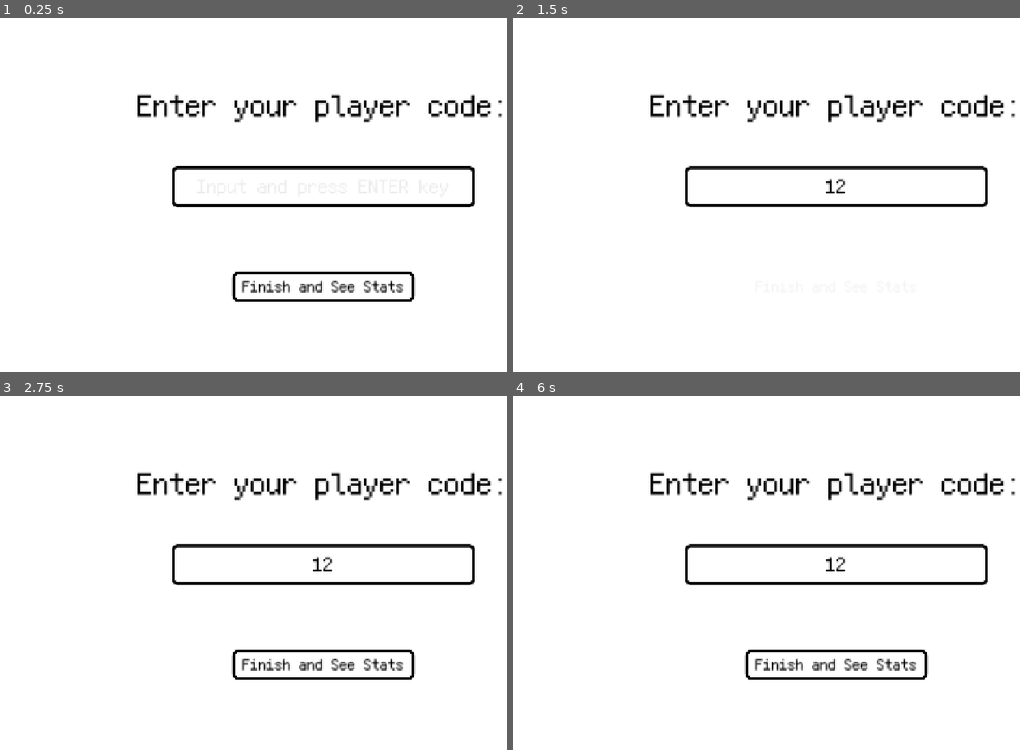
Above: before the commit, frames 1-4 (two rows, left to right).
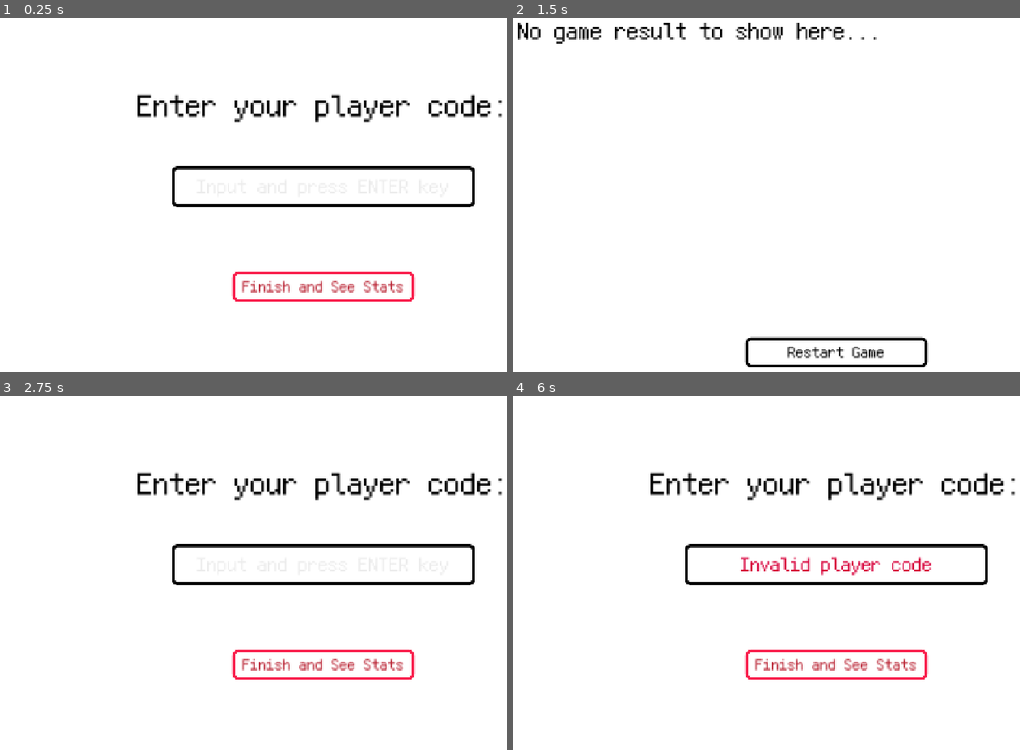
Above: after the commit, the same moments.

Repository: OzelotVanilla/sacrifircas
Game: Godot game, scene res://scenes/main_game/MainGame.tscn
Same seed, same stepped clock (60 frames per second), same inputs: the game is played once before the commit and once after it.
Inputs (mouse positions are in pixels of both pictures, inside the frame that each line leads up to):
- Up to frame 1 (0.25 s): no input
- Up to frame 2 (1.5 s): click (837, 187) at 0.52 s; type "12" at 0.6 s; click "Finish and See Stats" at 1.25 s
- Up to frame 3 (2.75 s): click (324, 728) at 2 s, where only the run after the commit has a clickable "Restart Game"
- Up to frame 4 (6 s): click "Finish and See Stats" at 2.75 s; click (837, 728) at 3.5 s, where only the run after the commit has a clickable "Restart Game"; click "Finish and See Stats" at 4.25 s; click (837, 728) at 5 s, where only the run after the commit has a clickable "Restart Game"; tap Enter (ui_accept) at 5.75 s

The runs differ from the first frame. In frame 1, 1.3% of the frame differs, in the area x 45-82%, y 71-81%; in frame 2, 5.3%, in the area x 0-100%, y 1-99%; in frame 3, 1.7%; in frame 4, 2.4%.

Commit message:
feature - `GameResultPage` that shows the result from players choices

Diff:
--- a/scenes/last_dose/MiniGameLastDose.gd
+++ b/scenes/last_dose/MiniGameLastDose.gd
@@ -41,3 +41,63 @@
 func __onReady__():
     self.player_01__ref.hide()
     self.player_02__ref.hide()
+
+static func getGameResult(player_01_choice: int, player_02_choice: int) -> String:
+    # P1: Give Engineer; Give Themselves and Escape
+    # P2: Keep fixing; Escape
+    var match_code := player_01_choice * 10 + player_02_choice
+    match match_code:
+        00: return str(
+            "The ship explodes and no one was alive. ",
+            "But, there is a sealed medicine box,",
+            " floating with the relic of the explosion."
+        )
+
+        01: return str(
+            "The ship was safe. ",
+            "The engineer and the doctor are praised as hero who sacrified themselves."
+        )
+
+        02: return str(
+            "The ship explodes and the most staff died. ",
+            "An escape hatch was launched before explosion. ",
+            "But where would they go ?"
+        )
+
+        10: return str(
+            "The ship explodes and no one was alive. ",
+            "Nobody knows what happened in that ship."
+        )
+
+        11: return str(
+            "The ship was safe. ",
+            "The doctor is praised as hero who sacrified themselves."
+        )
+
+        12: return str(
+            "The ship explodes and the most staff died. ",
+            "An escape hatch was launched before explosion. ",
+            "But where would they go ?"
+        )
+
+        20: return str(
+            "The ship explodes and the most staff died. ",
+            "An escape hatch was launched before explosion. ",
+            "But where would they go ?"
+        )
+
+        21: return str(
+            "The ship was safe. ",
+            "The engineer is praised as hero who sacrified themselves. ",
+            "But an escape hatch was launched."
+        )
+
+        22: return str(
+            "The ship explodes and the most staff died. ",
+            "Two escape hatches were launched before explosion. ",
+            "But where would they go ?"
+        )
+
+        _:
+            printerr("Should not have this result `", match_code, "`.")
+            return ""
--- a/scenes/main_game/MainGame.gd
+++ b/scenes/main_game/MainGame.gd
@@ -52,7 +52,9 @@
     self.line_edit__ref.edit()
 
 func on_FinishAndStatButton_pressed() -> void:
-    pass # Replace with function body.
+    get_tree().change_scene_to_file(
+        "res://scenes/main_game/game_result_page/GameResultPage.tscn"
+    )
 
 func changeToGame(
     scene: PackedScene, level_variation: int, player_side: int,
--- a/scenes/main_game/MainGame.tscn
+++ b/scenes/main_game/MainGame.tscn
@@ -4,15 +4,21 @@
 [ext_resource type="FontFile" uid="uid://bdvrgt841l73v" path="res://assets/fonts/ark-pixel-12px-monospaced-latin.otf" id="2_bf1bb"]
 [ext_resource type="StyleBox" uid="uid://bivtwg8cnosv0" path="res://assets/stylebox/pixel_style.tres" id="3_j2o7p"]
 
+[sub_resource type="StyleBoxFlat" id="StyleBoxFlat_bf1bb"]
+bg_color = Color(1, 1, 1, 1)
+border_width_left = 6
+border_width_top = 6
+border_width_right = 6
+border_width_bottom = 6
+border_color = Color(0.9764706, 0.1254902, 0.3019608, 1)
+corner_radius_top_left = 10
+corner_radius_top_right = 10
+corner_radius_bottom_right = 10
+corner_radius_bottom_left = 10
+
 [sub_resource type="StyleBoxEmpty" id="StyleBoxEmpty_51h8d"]
 
-[sub_resource type="StyleBoxEmpty" id="StyleBoxEmpty_cly3p"]
-
-[sub_resource type="StyleBoxEmpty" id="StyleBoxEmpty_msl2r"]
-
 [sub_resource type="StyleBoxEmpty" id="StyleBoxEmpty_tg3ls"]
-
-[sub_resource type="StyleBoxEmpty" id="StyleBoxEmpty_kxs62"]
 
 [node name="MainGame" type="Control" unique_id=681627672]
 layout_mode = 3
@@ -78,15 +84,15 @@
 [node name="FinishAndStatButton" type="Button" parent="MenuUIVBox/HBox" unique_id=96607839]
 custom_minimum_size = Vector2(360, 60)
 layout_mode = 2
-theme_override_colors/font_color = Color(0, 0, 0, 1)
+theme_override_colors/font_color = Color(0.7294118, 0.14901961, 0.21176471, 1)
+theme_override_colors/font_hover_color = Color(0.8980392, 0.5921569, 0.69803923, 1)
 theme_override_fonts/font = ExtResource("2_bf1bb")
 theme_override_font_sizes/font_size = 32
-theme_override_styles/normal = ExtResource("3_j2o7p")
+theme_override_styles/normal = SubResource("StyleBoxFlat_bf1bb")
 theme_override_styles/pressed = SubResource("StyleBoxEmpty_51h8d")
-theme_override_styles/hover = SubResource("StyleBoxEmpty_cly3p")
-theme_override_styles/hover_pressed = SubResource("StyleBoxEmpty_msl2r")
+theme_override_styles/hover = SubResource("StyleBoxFlat_bf1bb")
 theme_override_styles/disabled = SubResource("StyleBoxEmpty_tg3ls")
-theme_override_styles/focus = SubResource("StyleBoxEmpty_kxs62")
+theme_override_styles/focus = ExtResource("3_j2o7p")
 text = "Finish and See Stats"
 
 [connection signal="text_submitted" from="MenuUIVBox/LineEdit" to="." method="on_LineEdit_text_submitted"]
--- /dev/null
+++ b/scenes/main_game/game_result_page/GameResultPage.gd
@@ -0,0 +1,80 @@
+class_name GameResultPage
+extends Control
+
+
+@onready var restart_game_button__ref: Button = $VBox/RestartGameButton
+
+@onready var label__ref: Label = $VBox/Margin/Scroll/Label
+
+
+var result_cache: String
+
+
+func _ready() -> void: self.__onReady__()
+
+
+func copyCacheToClipboard():
+    DisplayServer.clipboard_set(self.result_cache)
+
+func refreshResultDisplay():
+    self.label__ref.text = self.result_cache
+
+func getResultFromSave() -> String:
+    var game_results := PackedStringArray()
+
+    ## [code]{game_id_with_variation: true}[/code]
+    var finished_game: Dictionary = \
+        save_manager.save.choice_dict.keys().reduce(
+            func(dict: Dictionary, value: String):
+                dict[value.rsplit("_", false, 1)[0]] = true
+                return dict,
+            {}
+        )
+    for game in finished_game:
+        var player_1_key := str(game, "_1")
+        var player_2_key := str(game, "_2")
+        var player_3_key: String
+        if not save_manager.save.choice_dict.has(player_1_key) \
+            or not save_manager.save.choice_dict.has(player_2_key):
+                continue
+
+        var player_1_choice := save_manager.save.choice_dict[player_1_key]
+        var player_2_choice := save_manager.save.choice_dict[player_2_key]
+        var player_3_choice: int
+        var game_result: String = "No Game Result"
+
+        # 3-players game.
+        if save_manager.save.choice_dict.has(player_3_key):
+            player_3_key = str(game, "_3")
+            player_3_choice = save_manager.save.choice_dict[player_2_key]
+            print(player_3_choice)
+        # 2-players game.
+        else:
+            match game.split("_", false)[0]:
+                "ld":
+                    game_result = str(
+                        game, ":\n",
+                        MiniGameLastDose.getGameResult(
+                            player_1_choice, player_2_choice
+                        )
+                    )
+
+        game_results.push_back(game_result)
+
+    return "\n\n".join(game_results)
+
+func on_RestartGameButton_pressed() -> void:
+    save_manager.createSave()
+    get_tree().change_scene_to_file(
+        "res://scenes/main_game/MainGame.tscn"
+    )
+
+func __onReady__():
+    var result := self.getResultFromSave()
+    if result.is_empty():
+        self.result_cache = "No game result to show here..."
+    else:
+        self.result_cache = result
+
+    self.copyCacheToClipboard()
+    self.refreshResultDisplay()
--- /dev/null
+++ b/scenes/main_game/game_result_page/GameResultPage.tscn
@@ -0,0 +1,71 @@
+[gd_scene format=3 uid="uid://cx2ls7fwb6p8p"]
+
+[ext_resource type="Script" uid="uid://c1nt3gl81vqjd" path="res://scenes/main_game/game_result_page/GameResultPage.gd" id="1_ifpxi"]
+[ext_resource type="FontFile" uid="uid://bdvrgt841l73v" path="res://assets/fonts/ark-pixel-12px-monospaced-latin.otf" id="2_p3lui"]
+[ext_resource type="StyleBox" uid="uid://bivtwg8cnosv0" path="res://assets/stylebox/pixel_style.tres" id="3_wccfq"]
+
+[sub_resource type="StyleBoxEmpty" id="StyleBoxEmpty_umwp5"]
+
+[sub_resource type="StyleBoxEmpty" id="StyleBoxEmpty_1n8hp"]
+
+[node name="GameResultPage" type="Control" unique_id=1446879895]
+layout_mode = 3
+anchors_preset = 15
+anchor_right = 1.0
+anchor_bottom = 1.0
+grow_horizontal = 2
+grow_vertical = 2
+script = ExtResource("1_ifpxi")
+
+[node name="VBox" type="VBoxContainer" parent="." unique_id=282118937]
+layout_mode = 1
+anchors_preset = 15
+anchor_right = 1.0
+anchor_bottom = 1.0
+grow_horizontal = 2
+grow_vertical = 2
+theme_override_constants/separation = 0
+
+[node name="Margin" type="MarginContainer" parent="VBox" unique_id=1911246670]
+layout_mode = 2
+theme_override_constants/margin_left = 10
+theme_override_constants/margin_top = 10
+theme_override_constants/margin_right = 10
+theme_override_constants/margin_bottom = 10
+
+[node name="Scroll" type="ScrollContainer" parent="VBox/Margin" unique_id=308287654]
+custom_minimum_size = Vector2(0, 600)
+layout_mode = 2
+
+[node name="Label" type="Label" parent="VBox/Margin/Scroll" unique_id=720114119]
+custom_minimum_size = Vector2(1260, 600)
+layout_mode = 2
+size_flags_horizontal = 3
+size_flags_vertical = 3
+theme_override_colors/font_color = Color(0, 0, 0, 1)
+theme_override_fonts/font = ExtResource("2_p3lui")
+theme_override_font_sizes/font_size = 48
+text = "game result to show"
+autowrap_mode = 3
+
+[node name="Spacer_01" type="Control" parent="VBox" unique_id=224817938]
+custom_minimum_size = Vector2(0, 20)
+layout_mode = 2
+
+[node name="RestartGameButton" type="Button" parent="VBox" unique_id=1548551070]
+custom_minimum_size = Vector2(360, 60)
+layout_mode = 2
+size_flags_horizontal = 4
+size_flags_vertical = 4
+theme_override_colors/font_color = Color(0, 0, 0, 1)
+theme_override_colors/font_hover_color = Color(0.46666667, 0.46666667, 0.46666667, 1)
+theme_override_fonts/font = ExtResource("2_p3lui")
+theme_override_font_sizes/font_size = 32
+theme_override_styles/normal = ExtResource("3_wccfq")
+theme_override_styles/pressed = SubResource("StyleBoxEmpty_umwp5")
+theme_override_styles/hover = ExtResource("3_wccfq")
+theme_override_styles/disabled = SubResource("StyleBoxEmpty_1n8hp")
+theme_override_styles/focus = ExtResource("3_wccfq")
+text = "Restart Game"
+
+[connection signal="pressed" from="VBox/RestartGameButton" to="." method="on_RestartGameButton_pressed"]
Not shown, added: scenes/main_game/game_result_page/GameResultPage.gd.uid
